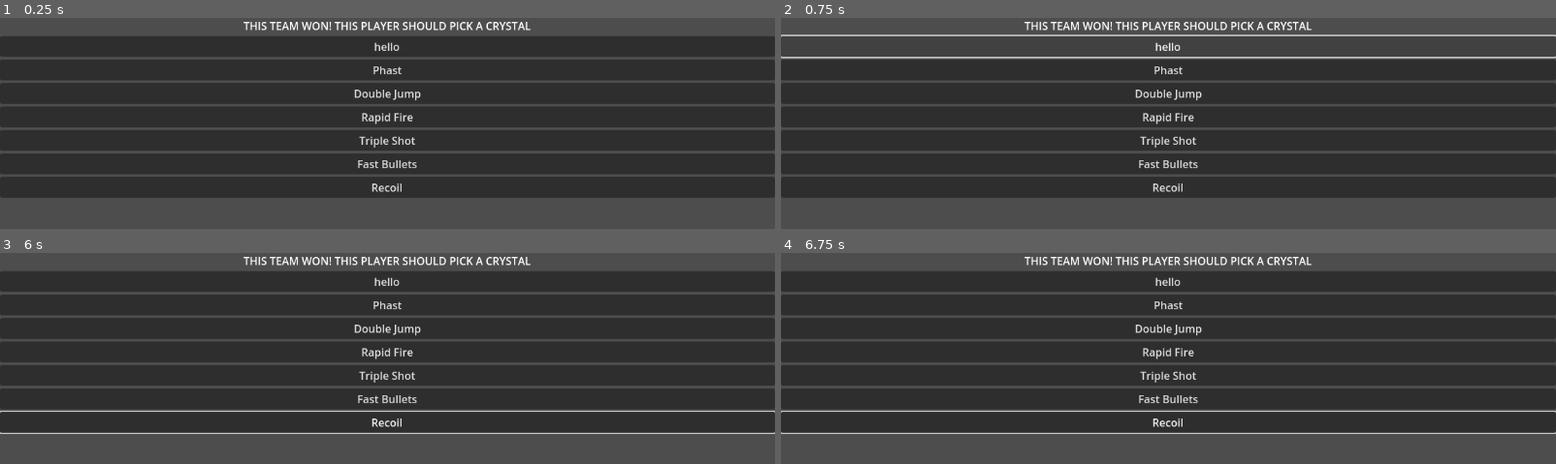
Above: before the commit, frames 1-4 (two rows, left to right).
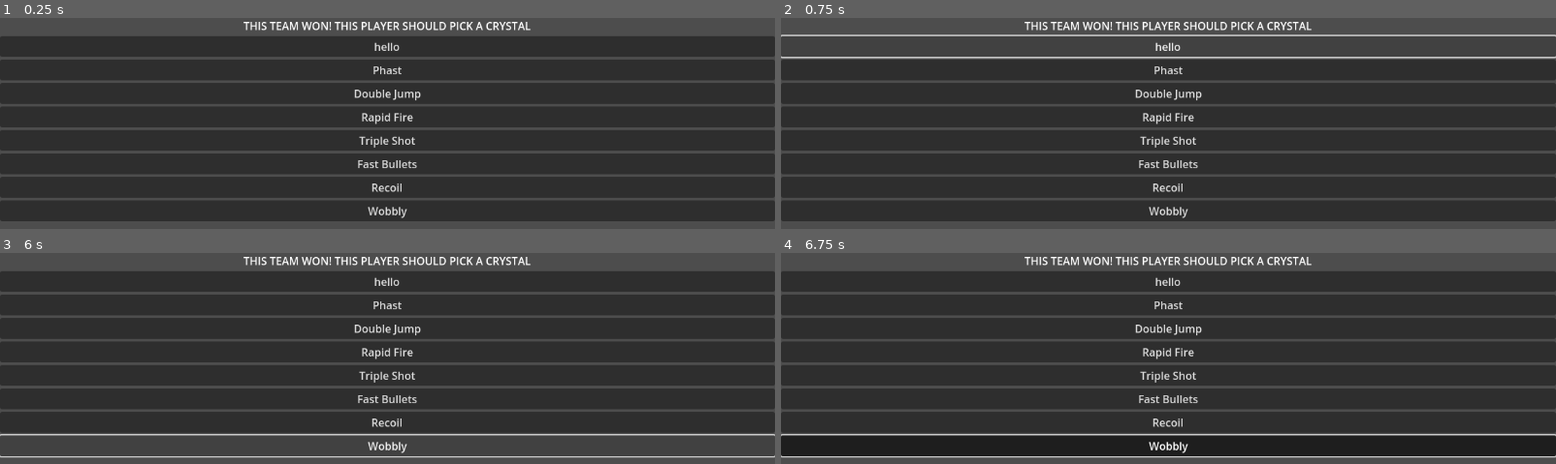
Above: after the commit, the same moments.

Repository: theowiik/project-epic-footsies-2
Game: Godot game, scene res://scenes/crystal_picker/crystal_picker.tscn
The game is run twice, just before and just after one commit, with the same random seed, the same clock (stepped at 60 frames per second) and the same inputs. This scene is started directly instead of the project's main scene.
Inputs (mouse positions are in pixels of both pictures, inside the frame that each line leads up to):
- Up to frame 1 (0.25 s): no input
- Up to frame 2 (0.75 s): click "hello" at 0.5 s
- Up to frame 3 (6 s): click "Phast" at 1.25 s; click "Double Jump" at 2 s; click "Rapid Fire" at 2.75 s; click "Triple Shot" at 3.5 s; click "Fast Bullets" at 4.25 s; click "Recoil" at 5 s; click (387, 445) at 5.75 s, where only the run after the commit has a clickable "Wobbly"
- Up to frame 4 (6.75 s): tap Enter at 6.5 s; move the mouse to (1339, 449) at 6.52 s; hold D from 6.53 s (still down); hold Mouse wheel up (dev_zoom_in) from 6.53 s (still down); click (1339, 449) at 6.67 s

The runs differ from the first frame. In frame 1, 9.6% of the frame differs, in the area x 0-100%, y 86-97%; in frame 2, 9.6%; in frame 3, 3.3%; in frame 4, 13%, in the area x 0-100%, y 74-98%.

Commit message:
Return bullets in shooting decorator

Diff:
--- a/game/objects/bullet.tscn
+++ b/game/objects/bullet.tscn
@@ -27,3 +27,10 @@
 shape = SubResource("SphereShape3D_3ndsa")
 
 [node name="OmniLight3D" type="OmniLight3D" parent="."]
+
+[node name="LifeTimer" type="Timer" parent="."]
+wait_time = 5.0
+one_shot = true
+autostart = true
+
+[connection signal="timeout" from="LifeTimer" to="." method="_on_life_timer_timeout"]
--- a/game/scripts/bullet.gd
+++ b/game/scripts/bullet.gd
@@ -1,3 +1,4 @@
+class_name Bullet
 extends Area3D
 
 const BULB_SCENE: PackedScene = preload("res://objects/bulb.tscn")
@@ -78,3 +79,7 @@
 		bulb.global_position = spawn_pos
 
 	queue_free()
+
+
+func _on_life_timer_timeout() -> void:
+	queue_free()
--- a/game/scripts/crystal_registry.gd
+++ b/game/scripts/crystal_registry.gd
@@ -11,6 +11,7 @@
 	"triple_shot": TripleShotDecorator,
 	"fast_bullets": FastBulletsDecorator,
 	"recoil": RecoilDecorator,
+	"wobbly": WobblyBulletsDecorator,
 }
 
 
--- a/game/scripts/shooting/base_shooter.gd
+++ b/game/scripts/shooting/base_shooter.gd
@@ -10,7 +10,7 @@
 	return shoot_delay
 
 
-func shoot(context: ShootingContext) -> void:
+func shoot(context: ShootingContext) -> Array[Bullet]:
 	if context.bullet_scene == null:
 		context.bullet_scene = bullet_scene
 
@@ -18,19 +18,26 @@
 		context.bullet_speed = bullet_speed * context.speed_multiplier
 
 	var total_bullets = 1 + context.extra_shots
+	var bullets: Array[Bullet] = []
 
 	for i in range(total_bullets):
 		var spread_offset = randf_range(-context.spread, context.spread)
 		var shot_dir = context.direction.rotated(Vector3.FORWARD, deg_to_rad(spread_offset))
-		spawn_bullet(context.from_position, shot_dir, context.team, context.parent, context)
+		var bullet = spawn_bullet(
+			context.from_position, shot_dir, context.team, context.parent, context
+		)
+		bullets.append(bullet)
+
+	return bullets
 
 
 func spawn_bullet(
 	from_position: Vector3, direction: Vector3, team: Team, parent: Node, context: ShootingContext
-) -> void:
-	var bullet = context.bullet_scene.instantiate()
+) -> Bullet:
+	var bullet: Bullet = context.bullet_scene.instantiate()
 	bullet.position = from_position
 	bullet.speed = context.bullet_speed
 	bullet.set_direction(direction)
 	bullet.team = team
 	parent.add_child(bullet)
+	return bullet
--- a/game/scripts/shooting/decorators/fast_bullets_decorator.gd
+++ b/game/scripts/shooting/decorators/fast_bullets_decorator.gd
@@ -4,6 +4,6 @@
 var speed_multiplier: float = 2.0
 
 
-func shoot(context: ShootingContext) -> void:
+func shoot(context: ShootingContext) -> Array[Bullet]:
 	context.speed_multiplier *= speed_multiplier
-	wrapped_shooter.shoot(context)
+	return wrapped_shooter.shoot(context)
--- a/game/scripts/shooting/decorators/recoil_decorator.gd
+++ b/game/scripts/shooting/decorators/recoil_decorator.gd
@@ -4,12 +4,11 @@
 var knockback_strength: float = 3.0
 
 
-func shoot(context: ShootingContext) -> void:
-	wrapped_shooter.shoot(context)
+func shoot(context: ShootingContext) -> Array[Bullet]:
+	var bullets = wrapped_shooter.shoot(context)
 
-	if not context.player:
-		return
+	if context.player:
+		var knockback_direction = -context.direction
+		context.player.apply_impulse(knockback_direction.normalized() * knockback_strength)
 
-	var knockback_direction = -context.direction
-
-	context.player.apply_impulse(knockback_direction.normalized() * knockback_strength)
+	return bullets
--- a/game/scripts/shooting/decorators/triple_shot_decorator.gd
+++ b/game/scripts/shooting/decorators/triple_shot_decorator.gd
@@ -2,6 +2,6 @@
 extends ShooterDecorator
 
 
-func shoot(context: ShootingContext) -> void:
+func shoot(context: ShootingContext) -> Array[Bullet]:
 	context.extra_shots += 2
-	wrapped_shooter.shoot(context)
+	return wrapped_shooter.shoot(context)
--- /dev/null
+++ b/game/scripts/shooting/decorators/wobbly_bullets_decorator.gd
@@ -0,0 +1,24 @@
+class_name WobblyBulletsDecorator
+extends ShooterDecorator
+
+var wobble_amount: float = 0.3
+
+
+func shoot(context: ShootingContext) -> Array[Bullet]:
+	var bullets = wrapped_shooter.shoot(context)
+
+	for bullet in bullets:
+		var timer = Timer.new()
+		timer.wait_time = 0.2
+		timer.one_shot = true
+		timer.autostart = true
+		timer.timeout.connect(_on_timer_timeout.bind(bullet))
+		bullet.add_child(timer)
+		timer.start()
+
+	return bullets
+
+
+func _on_timer_timeout(bullet: Bullet) -> void:
+	print("timeout")
+	bullet.velocity = Vector3.ZERO
--- a/game/scripts/shooting/shooter_interface.gd
+++ b/game/scripts/shooting/shooter_interface.gd
@@ -2,8 +2,9 @@
 extends RefCounted
 
 
-func shoot(_context: ShootingContext) -> void:
+func shoot(_context: ShootingContext) -> Array[Bullet]:
 	push_error("ShooterInterface.shoot() not implemented")
+	return []
 
 
 func get_shoot_delay() -> float:
--- a/game/scripts/shooting/shooting_decorator.gd
+++ b/game/scripts/shooting/shooting_decorator.gd
@@ -12,5 +12,5 @@
 	return wrapped_shooter.get_shoot_delay()
 
 
-func shoot(context: ShootingContext) -> void:
-	wrapped_shooter.shoot(context)
+func shoot(context: ShootingContext) -> Array[Bullet]:
+	return wrapped_shooter.shoot(context)
Not shown, added: game/scripts/shooting/decorators/wobbly_bullets_decorator.gd.uid
